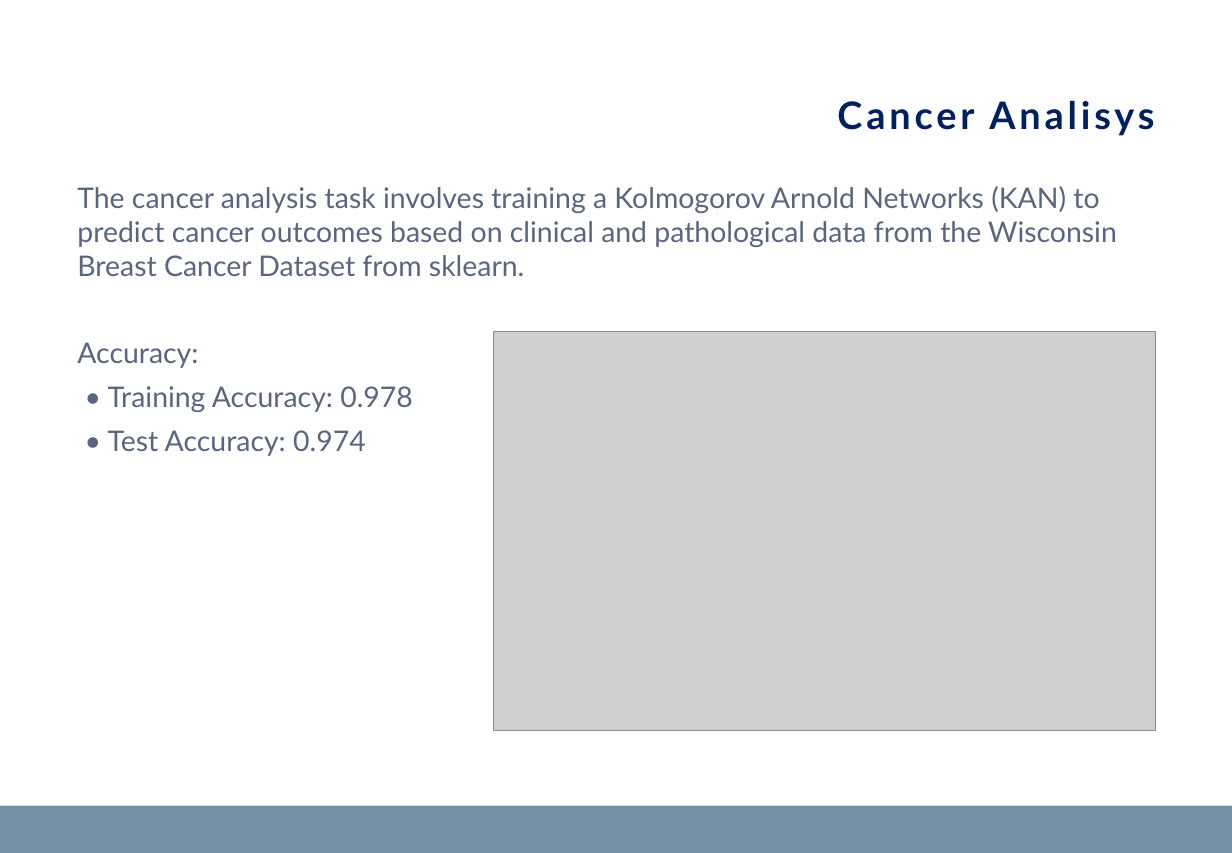
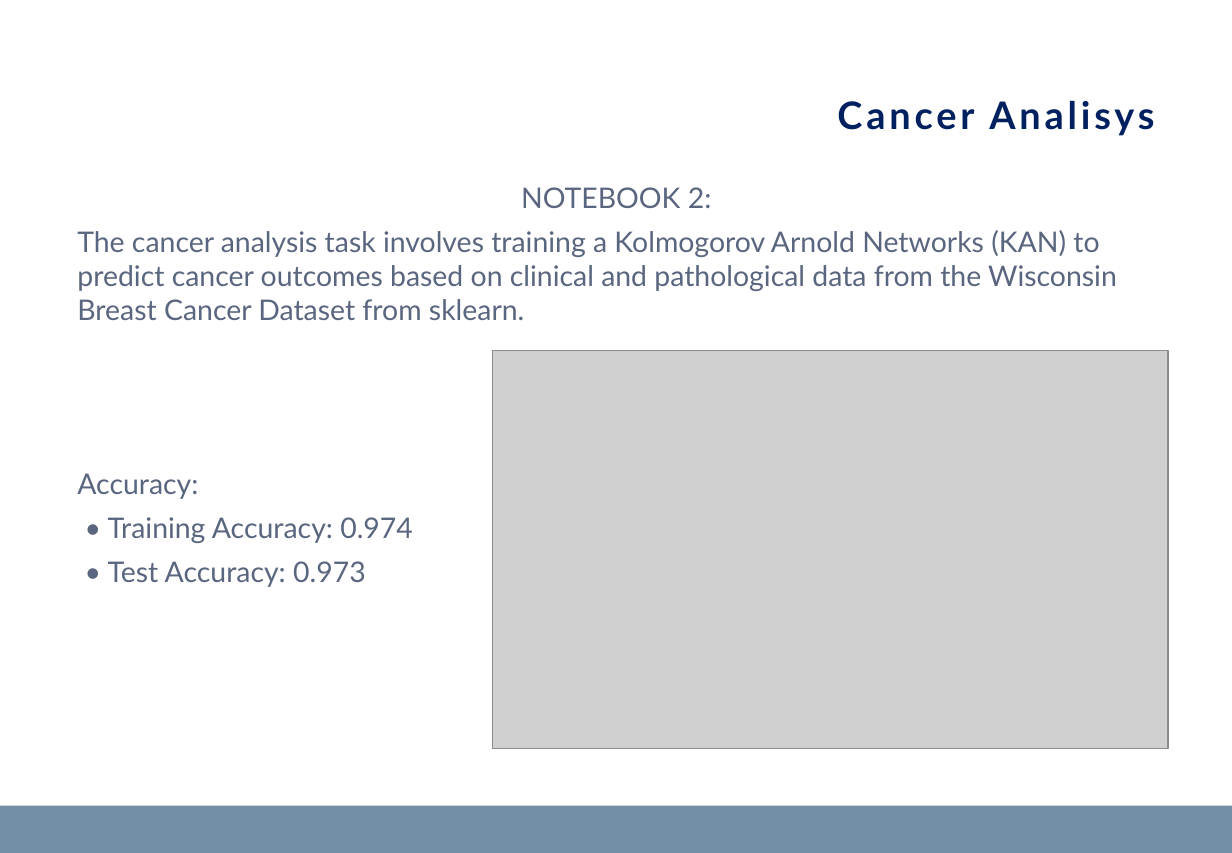
Before and after one commit to matteopasqual02/KAN-naml, a slide deck: slide 22 of KANs_presentation.pptx (slide 20 before the commit). Drawn at 1232x853 pixels with LibreOffice and Linux fonts; fonts in the diff are those of the drawing; grey boxes stand for pictures; background and template pictures are left out. Boxes give left, top, right and bottom in pixels: in the first picture for what was removed or moved away, otherwise in the second. Text is boxed around its words. In the diff, an @@ line names an element or a change of style, - is before the commit and + after.

```diff
--- a/KANs_presentation.pptx
+++ b/KANs_presentation.pptx
@@ text at box(521, 187, 712, 208): paragraph added @@
+NOTEBOOK 2:
@@ picture: place and size @@
-picture at box(494, 332, 1156, 731)
+picture at box(493, 350, 1168, 749)
@@ text at box(108, 517, 413, 587): text changed @@
-• Training Accuracy: 0.978
-• Test Accuracy: 0.974
+• Training Accuracy: 0.974
+• Test Accuracy: 0.973
```
Also in this commit, not shown: 5 other slides changed, 3 slides added, 1 slide removed, 2 other files.
